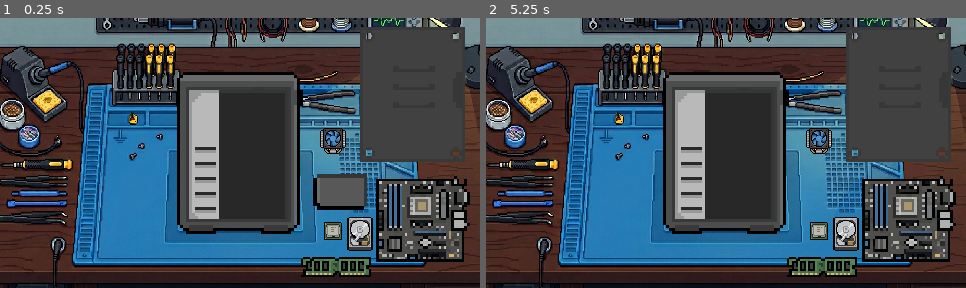
Above: before the commit, frames 1-2 (left to right).
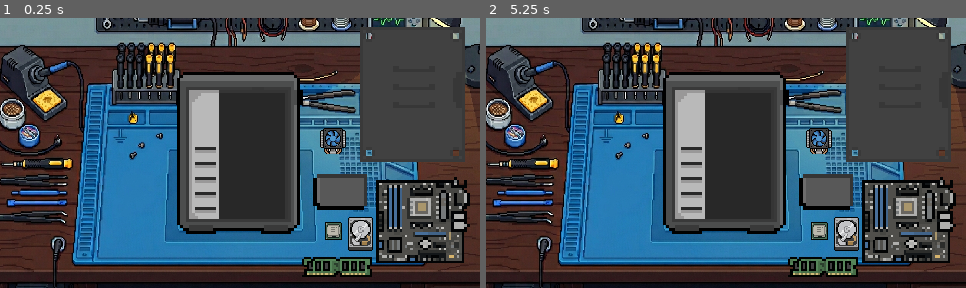
Above: after the commit, the same moments.

Repository: Raikosuu/Full-Tech-Panic_Public
Game: Godot game, scene res://scenes/minigame_1_v_2.tscn
Same seed, same stepped clock (60 frames per second), same inputs: the game is played once before the commit and once after it. This scene is started directly instead of the project's main scene.
Inputs (mouse positions are in pixels of both pictures, inside the frame that each line leads up to):
- Up to frame 1 (0.25 s): no input
- Up to frame 2 (5.25 s): tap Enter at 0.5, 2, 3.5 s; move the mouse to (831, 139) at 0.52 s; hold D (move_right) 0.53-1.25 s; hold E (interact) 0.53-1.25 s; click (831, 139) at 0.67 s; tap Space at 1.25, 2.75, 4.25 s; drag from (630, 166) to (726, 147) at 1.27 s; move the mouse to (774, 93) at 2.02 s; hold D (move_right) 2.03-2.75 s; hold E (interact) 2.03-2.75 s; click (774, 93) at 2.17 s; drag from (702, 207) to (745, 107) at 2.77 s; move the mouse to (870, 193) at 3.52 s; hold A (move_left) 3.53-4.25 s; hold E (interact) 3.53-4.25 s; click (870, 193) at 3.67 s; drag from (582, 112) to (726, 174) at 4.27 s; move the mouse to (750, 153) at 5.02 s; hold S (move_down) from 5.03 s (still down); hold E (interact) from 5.03 s (still down); click (750, 153) at 5.17 s

The runs differ from the first frame. In frame 1, 12% of the frame differs, in the area x 0-100%, y 0-100%; in frame 2, 14%.
Error before the commit: Invalid call. Nonexistent function 'get_touch_position' in base 'Window'. (res://scripts/drag_cont.gd:44)

Commit message:
set viewport and snapped all values to pixels
movement is affected and jitters found when moving diagonally. same wwith the NPCs

Diff:
--- a/project.godot
+++ b/project.godot
@@ -23,6 +23,8 @@
 
 window/size/viewport_width=480
 window/size/viewport_height=270
+window/stretch/mode="canvas_items"
+window/stretch/scale_mode="integer"
 
 [dotnet]
 
@@ -74,3 +76,4 @@
 textures/canvas_textures/default_texture_filter=0
 renderer/rendering_method="gl_compatibility"
 renderer/rendering_method.mobile="gl_compatibility"
+2d/snap/snap_2d_transforms_to_pixel=true
--- a/scenes/game_scene.tscn
+++ b/scenes/game_scene.tscn
@@ -2568,6 +2568,7 @@
 limit_top = 10
 limit_right = 388
 limit_bottom = 250
+limit_smoothed = true
 position_smoothing_enabled = true
 
 [node name="npc_handler" type="Node2D" parent="."]
--- a/scripts/drag_cont.gd
+++ b/scripts/drag_cont.gd
@@ -5,11 +5,12 @@
 var is_grabbed: bool = false
 var touch_index: int = -1
 var drag_offset: Vector2 = Vector2.ZERO
+var _touch_pos: Vector2 = Vector2.ZERO
 var snapped: bool = false
 var component_type: String = ""
 var _default_collision_layer: int = 0
 var _default_collision_mask: int = 0
-var _default_z_index: int = 0  # stores original z-index before grab
+var _default_z_index: int = 0
 signal unsnapped(component)
 @export var allow_unsnap: bool = false
 
@@ -20,7 +21,6 @@
 	linear_velocity = Vector2.ZERO
 	set_physics_process(false)
 	_default_z_index = z_index
-	# Save original collision settings
 	_default_collision_layer = collision_layer
 	_default_collision_mask = collision_mask
 
@@ -37,30 +37,26 @@
 		if touch_index == -1:
 			target_pos = get_global_mouse_position() - drag_offset
 		else:
-			target_pos = _get_touch_position() - drag_offset
+			target_pos = _touch_pos - drag_offset
 		global_position = global_position.lerp(target_pos, 0.3)
 
-func _get_touch_position() -> Vector2:
-	return get_viewport().get_touch_position(touch_index)
-
 func _input(event: InputEvent) -> void:
-	# Allow unsnapping by grabbing again
 	if snapped:
 		if allow_unsnap:
 			if event is InputEventMouseButton and event.button_index == MOUSE_BUTTON_LEFT and event.pressed and touch_index == -1:
 				var local_pos = to_local(get_global_mouse_position())
 				if _is_point_inside(local_pos):
+					drag_offset = local_pos
 					_unsnap()
-					drag_offset = local_pos
 					_grab()
 			elif event is InputEventScreenTouch and event.pressed:
 				var local_pos = to_local(event.position)
 				if _is_point_inside(local_pos):
+					touch_index = event.index
+					_touch_pos = event.position
+					drag_offset = local_pos
 					_unsnap()
-					touch_index = event.index
-					drag_offset = local_pos
 					_grab()
-			return
 		return
 
 	if event is InputEventMouseButton and event.button_index == MOUSE_BUTTON_LEFT and touch_index == -1:
@@ -75,6 +71,7 @@
 			var local_pos = to_local(event.position)
 			if _is_point_inside(local_pos):
 				touch_index = event.index
+				_touch_pos = event.position
 				drag_offset = local_pos
 				_grab()
 		elif not event.pressed and event.index == touch_index:
@@ -82,7 +79,7 @@
 			_release()
 
 	elif event is InputEventScreenDrag and event.index == touch_index:
-		pass
+		_touch_pos = event.position
 
 func _unsnap() -> void:
 	snapped = false
@@ -107,8 +104,6 @@
 	freeze = true
 	z_index = 100
 	z_as_relative = false
-	# Keep layer 2 so snap zones (Area2D with mask=2) can still detect us,
-	# but drop layer 1 so other RigidBodies stop bumping us
 	collision_layer = 2
 	collision_mask = 0
 	set_physics_process(true)
@@ -121,7 +116,6 @@
 	gravity_scale = 0
 	z_index = _default_z_index
 	z_as_relative = true
-	# Restore collisions
 	collision_layer = _default_collision_layer
 	collision_mask = _default_collision_mask
 	set_physics_process(false)
@@ -141,7 +135,6 @@
 	collision_layer = _default_collision_layer
 	collision_mask = _default_collision_mask
 	set_physics_process(false)
-	# removed set_process_input(false) so the component can still be grabbed
 
 func drop() -> void:
 	pass
--- a/scripts/player.gd
+++ b/scripts/player.gd
@@ -11,8 +11,9 @@
 
 func _ready() -> void:
 	interact_label = Label.new()
+	interact_label.z_index = 100
 	interact_label.text = "Press E"
-	interact_label.position = Vector2(-18, -32)
+	interact_label.position = Vector2(-11, -25)
 	interact_label.visible = false
 	interact_label.add_theme_font_size_override("font_size", 6)
 	add_child(interact_label)
